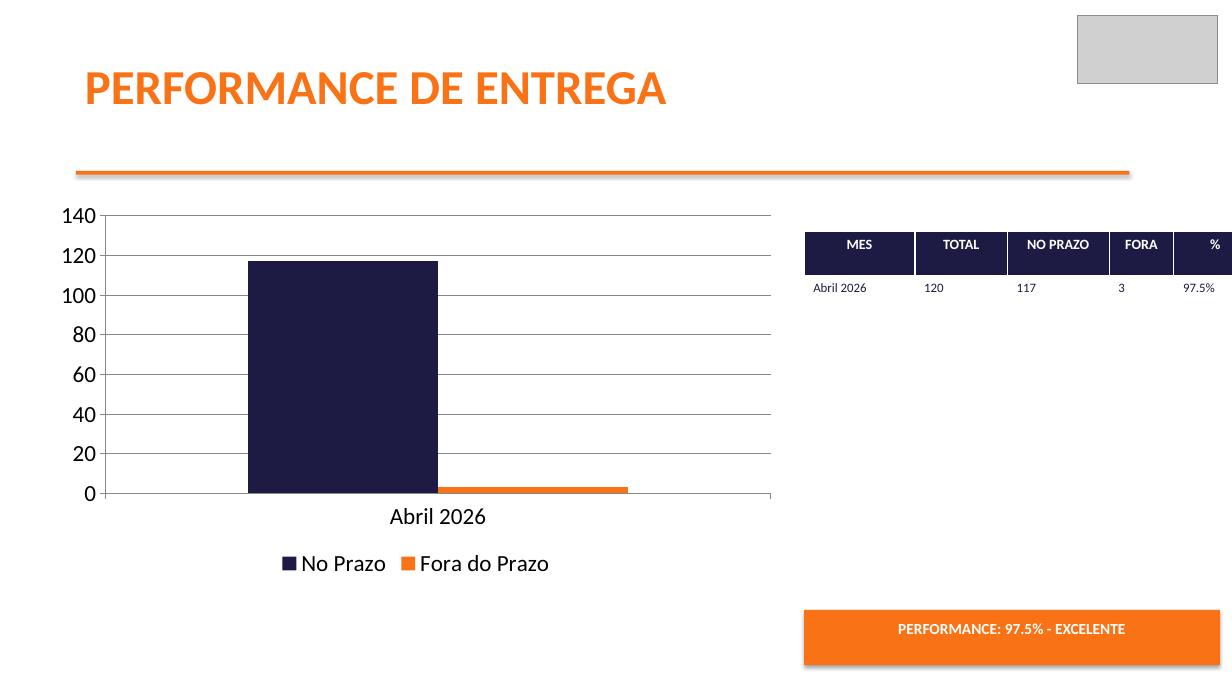
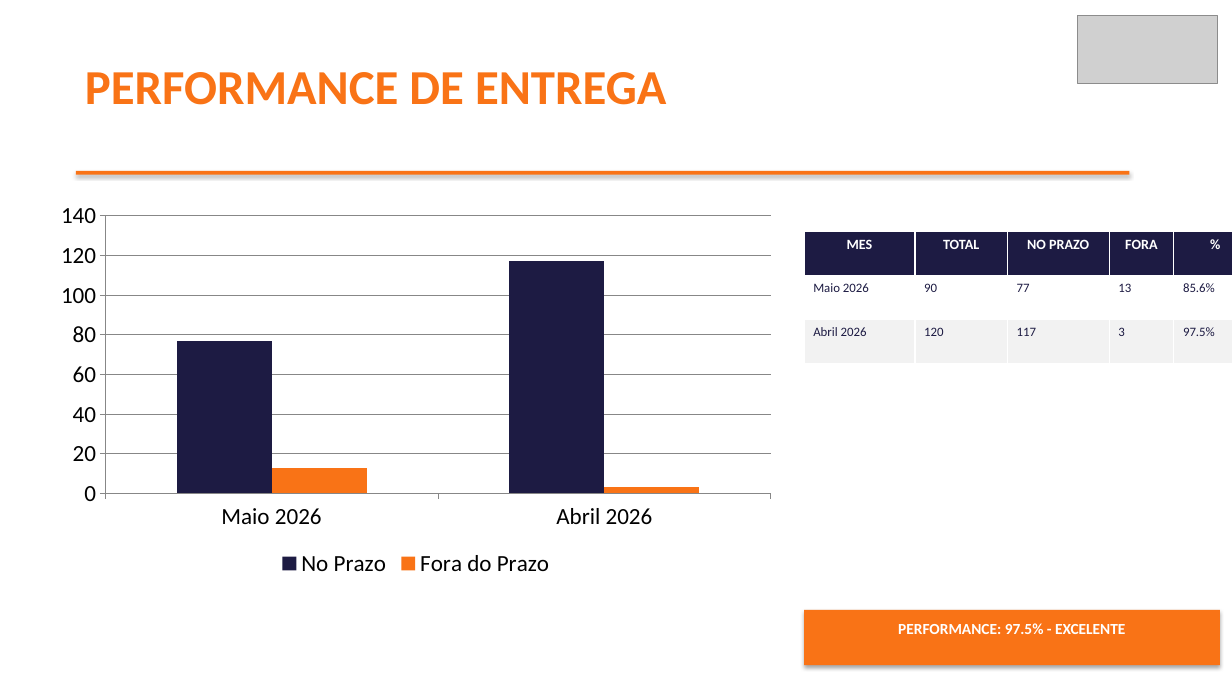
Before and after one commit to brendaelicia-sketch/PortoEX, a slide deck: slide 3 of BSG_BIJOU_BRASIL_COMERCIO_VARE.pptx. Drawn at 1232x693 pixels with LibreOffice and Linux fonts; fonts in the diff are those of the drawing; grey boxes stand for pictures. Boxes give left, top, right and bottom in pixels: in the first picture for what was removed or moved away, otherwise in the second. Text is boxed around its words. In the diff, an @@ line names an element or a change of style, - is before the commit and + after.

```diff
--- a/BSG_BIJOU_BRASIL_COMERCIO_VARE.pptx
+++ b/BSG_BIJOU_BRASIL_COMERCIO_VARE.pptx
@@ column chart at [46, 194, 786, 582] @@
-categories: Abril 2026
+categories: Maio 2026, Abril 2026
-No Prazo: 117
+No Prazo: 77, 117
-Fora do Prazo: 3
+Fora do Prazo: 13, 3
@@ table at [804, 231, 1232, 364] @@
+row 2: Maio 2026 | 90 | 77 | 13 | 85.6%
```
Also in this commit, not shown: 1 other slide changed, 20 other files.
